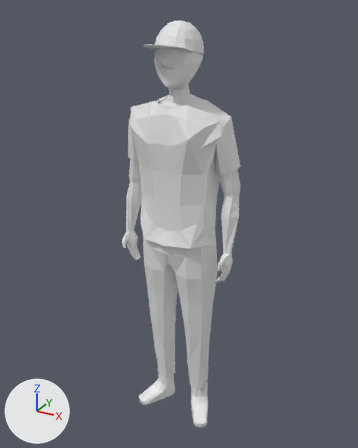
What one commit did to the Blender file blends/skater.blend.
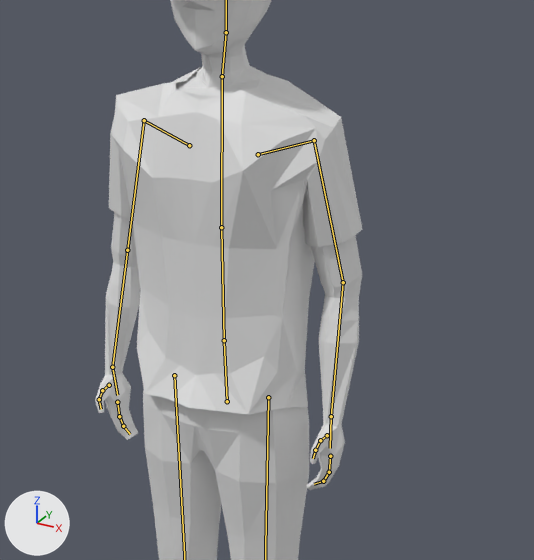
Each version appears first whole from a camera (50 mm lens) standing at (0.924, -1.688, 1.813) and looking at (-0.01, 0.011, 0.964), and next in a close-up on the part from 22% to 89% of the width and 14% to 70% of the height. Arrows for +X, +Y and +Z are at lower left; the lights stay in place. Both versions are drawn at frame 0 of the action 'Idle'; the numbers are the values there. The bones that bend it are drawn over the model as lines in the close-ups.

In view in the first close-up: 'BodyMesh', 'Pants', 'Shirt', 'Shorts'.
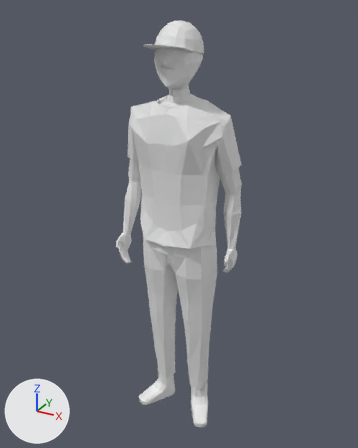
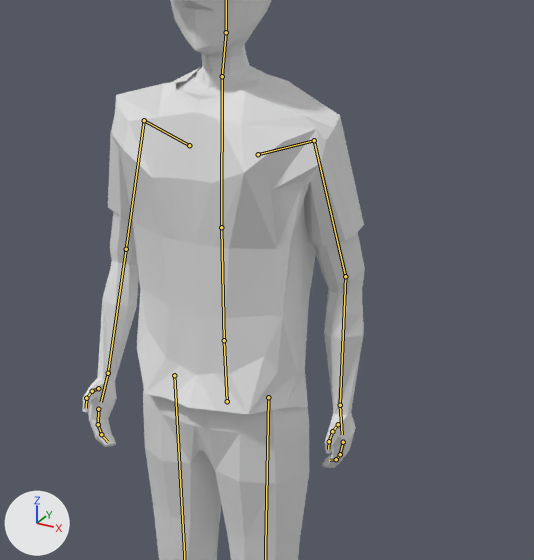
Commit message: skater idles now

Location of each change, (x1, y1, x2, y2) in pixels of the close-ups (534 x 560 px):
'Shirt', posed
    before: (109, 66, 362, 415)
    after: (108, 66, 364, 415)
'BodyMesh', posed
    before: (95, 0, 362, 490)
    after: (83, 0, 365, 468)
bone 'Finger1.L', root to tip
    before: (330, 456) to (329, 472)
    after: (343, 442) to (340, 454)
bone 'Finger2.L', root to tip
    before: (329, 472) to (323, 481)
    after: (340, 454) to (336, 459)
bone 'Finger1.R', root to tip
    before: (117, 402) to (119, 416)
    after: (98, 409) to (98, 424)
bone 'Finger2.R', root to tip
    before: (119, 416) to (123, 426)
    after: (98, 424) to (101, 434)

The change in detail:
Bone 'HandIK.L' (bone_handik_l) moves from (0.0, -0.471, -0.448) to (-0.053, -0.474, -0.449).
Bone 'HandIK.L' (bone_handik_l) turns from (-89, -9, -3) to (-88, 0, 0) degrees about its own x, y and z.
Bone 'Finger1.L' (bone_finger1_l) turns from (0, 0, 0) to (-15, 4, 11) degrees about its own x, y and z.
Bone 'Finger2.L' (bone_finger2_l) turns from (-24, 0, 0) to (0, 0, 0) degrees about its own x, y and z.
Bone 'Finger1.R' (bone_finger1_r) turns from (0, 0, 0) to (-16, 0, 0) degrees about its own x, y and z.
Bone 'Finger2.R' (bone_finger2_r) turns from (-14, 0, 0) to (0, 0, 0) degrees about its own x, y and z.
Bone 'HandIK.R' (bone_handik_r) moves from (-0.003, -0.454, -0.453) to (-0.041, -0.471, -0.445).
Bone 'HandIK.R' (bone_handik_r) turns from (-103, 1, 0) to (-89, 19, 0) degrees about its own x, y and z.
